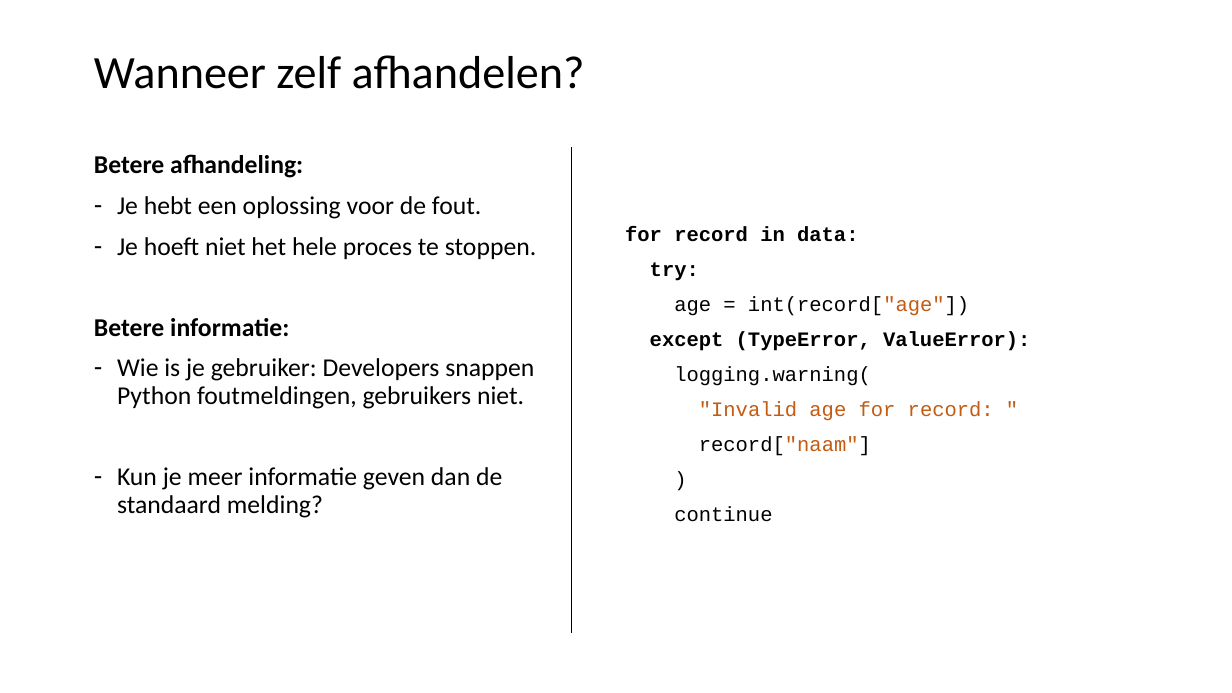
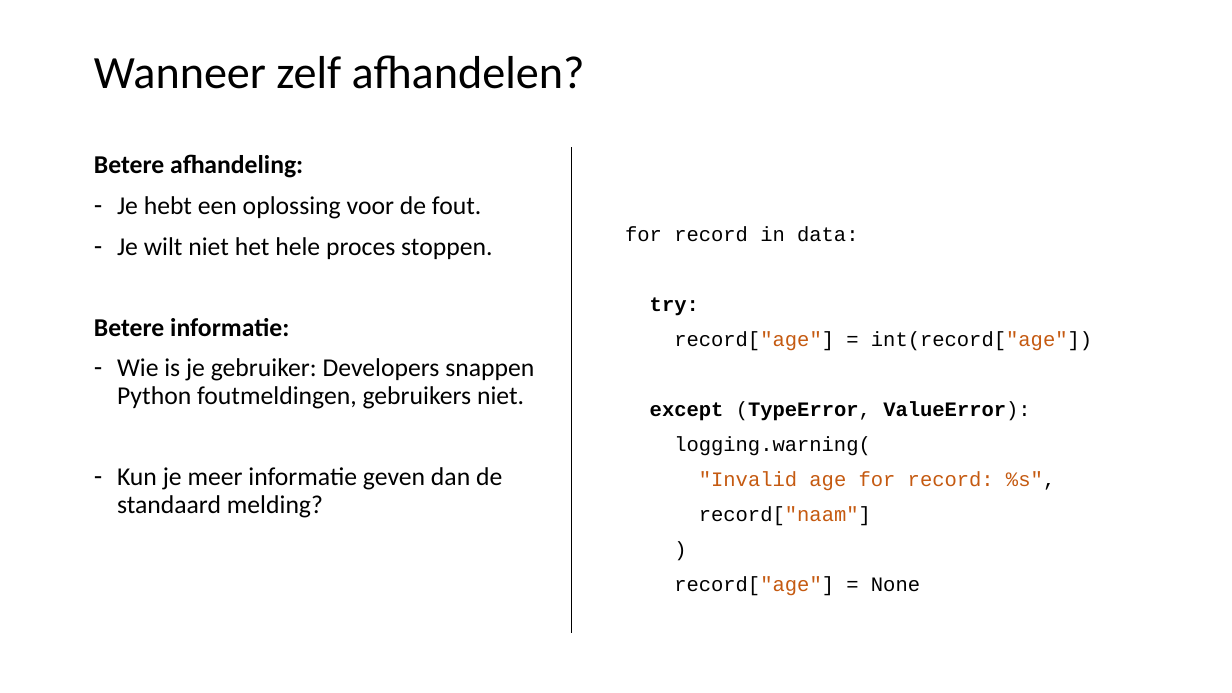
Before and after one commit to LFKoning/knowledge-sharing, a slide deck: slide 42 of python_course/2_production_code/python_cursus_2.pptx. Drawn at 1232x693 pixels with LibreOffice and Linux fonts; fonts in the diff are those of the drawing. Boxes give left, top, right and bottom in pixels: in the first picture for what was removed or moved away, otherwise in the second. Text is boxed around its words. In the diff, an @@ line names an element or a change of style, - is before the commit and + after.

```diff
--- a/python_course/2_production_code/python_cursus_2.pptx
+++ b/python_course/2_production_code/python_cursus_2.pptx
@@ text at box(117, 237, 492, 259): text changed @@
-– Je hoeft niet het hele proces te stoppen.
+– Je wilt niet het hele proces stoppen.
@@ text at box(625, 227, 1030, 421): bold off in "for record in data:", "(TypeError, ValueError):" @@
@@ text at box(674, 332, 1092, 351): text changed @@
-age = int(record["age"])
+record["age"] = int(record["age"])
@@ text at box(699, 472, 1055, 491): text changed @@
-"Invalid age for record: "
+"Invalid age for record: %s",
@@ text at box(674, 577, 920, 596): text changed @@
-continue
+record["age"] = None
```
Also in this commit, not shown: 6 other slides changed.
